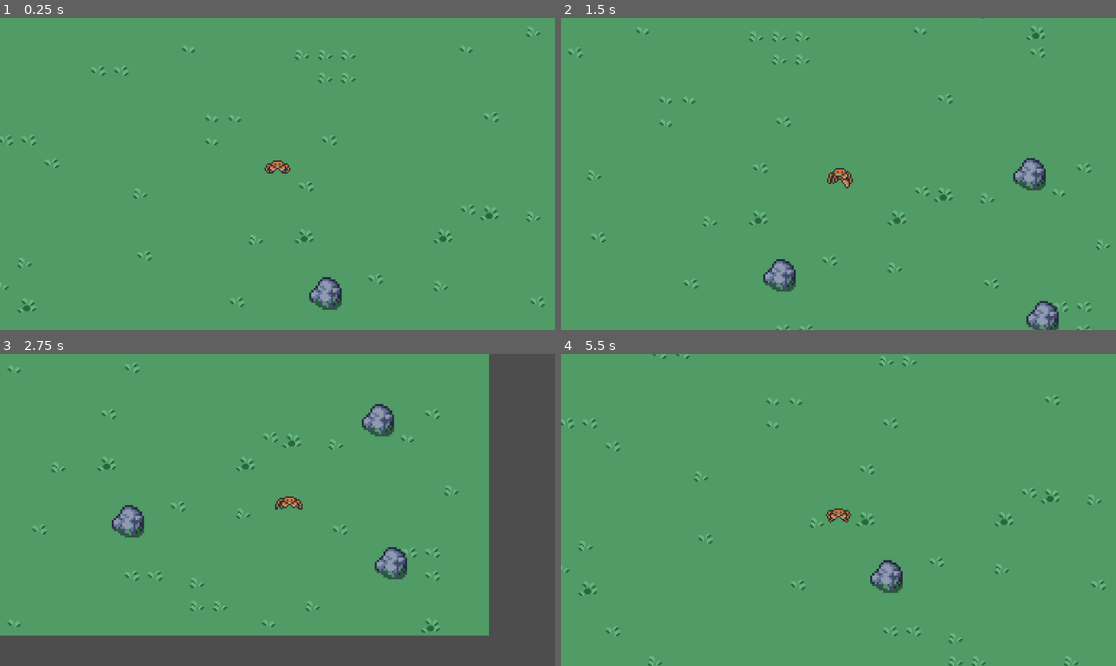
Above: before the commit, frames 1-4 (two rows, left to right).
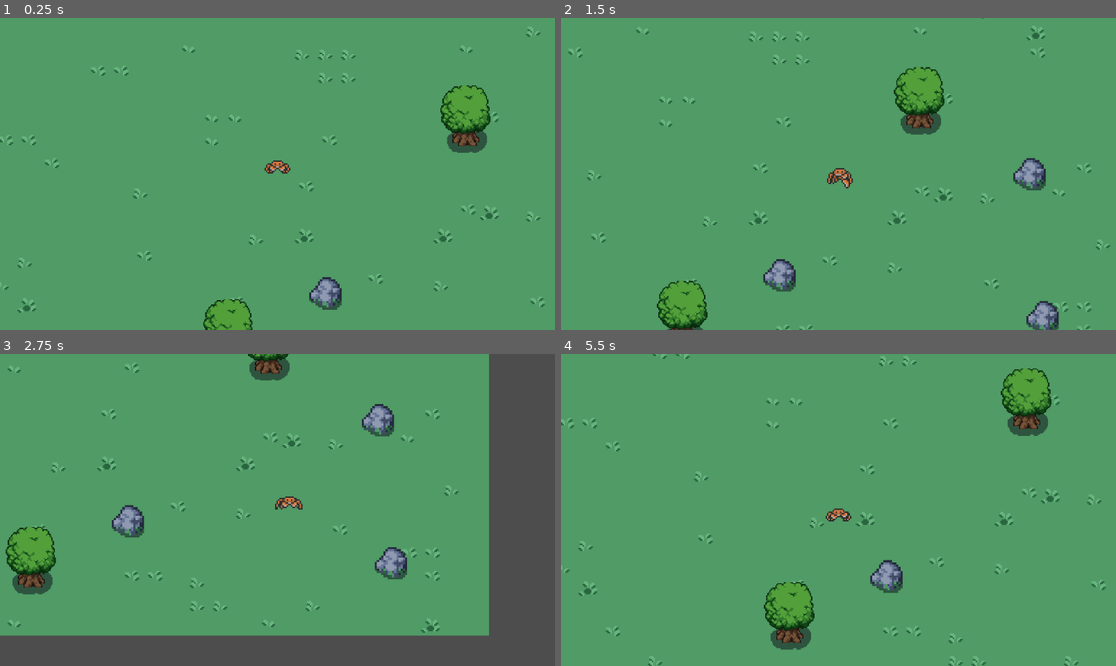
Above: after the commit, the same moments.

Repository: Bodin-IM/godot-game-gruppe-2
Game: Godot game, scene res://tile_map.tscn
Same seed, same stepped clock (60 frames per second), same inputs: the game is played once before the commit and once after it. This scene is started directly instead of the project's main scene.
Inputs:
- Up to frame 1 (0.25 s): no input
- Up to frame 2 (1.5 s): hold Right (right) 0.53-1.28 s; tap Space (attack) at 0.6, 1.35 s; hold Down (down) from 1.28 s (still down)
- Up to frame 3 (2.75 s): release Down (down) at 2.03 s; hold Right (right) from 2.03 s (still down); tap Space (attack) at 2.1 s
- Up to frame 4 (5.5 s): release Right (right) at 2.78 s; hold Up (up) 2.78-3.53 s; tap Space (attack) every 0.75 s from 2.85 to 5.1 s; hold Left (left) 3.53-5.03 s; hold Down (down) from 5.03 s (still down)

The runs differ from the first frame. In frame 1, 2.3% of the frame differs, in the area x 36-89%, y 21-100%; in frame 2, 2.8%; in frame 3, 2.1%; in frame 4, 3.2%, in the area x 36-89%, y 4-95%.

Commit message:
animasjon på stein
stein fungerer nå (:

Diff:
--- a/resources/scenes/trees.tscn
+++ b/resources/scenes/trees.tscn
@@ -49,7 +49,7 @@
 script = ExtResource("1_7ghhv")
 
 [node name="Tree" type="Sprite2D" parent="."]
-position = Vector2(18, -23)
+position = Vector2(19, -23)
 scale = Vector2(0.776596, 0.738095)
 texture = ExtResource("2_qd3wh")
 
--- a/resources/scripts/rocks.gd
+++ b/resources/scripts/rocks.gd
@@ -14,8 +14,8 @@
 
 # Called every frame. 'delta' is the elapsed time since the previous frame.
 func _process(delta):
-	if (rock_lives == 5):
-		animated_sprite_2d.play("rock")
+	#if (rock_lives == 5):
+	pass
 
 func on_hit():
 	print("hit")
@@ -23,8 +23,12 @@
 	if (rock_lives > 0):
 		rock_lives -= 1
 		current_frame += 1
+		update_animation()
 	elif (rock_lives < 1):
 		dead_rock()
+
+func update_animation():
+	animated_sprite_2d.frame = current_frame
 
 func dead_rock():
 	Resources.on_dead_rock(ressurser_stein)
--- a/resources/scripts/trees.gd
+++ b/resources/scripts/trees.gd
@@ -17,6 +17,7 @@
 	pass
 
 
+
 func on_hit():
 	tree_lives -= 1
 	animations.play("tree_animation")
@@ -26,4 +27,3 @@
 func dead_tree():
 	Resources.on_dead_tree(ressurser_tre)
 	queue_free()
-	animated_sprite_2d.play("dead_tree_animation")
--- a/scenes/player.tscn
+++ b/scenes/player.tscn
@@ -92,22 +92,6 @@
 atlas = ExtResource("2_t4uo2")
 region = Rect2(96, 32, 32, 32)
 
-[sub_resource type="AtlasTexture" id="AtlasTexture_527cp"]
-atlas = ExtResource("2_t4uo2")
-region = Rect2(0, 192, 32, 32)
-
-[sub_resource type="AtlasTexture" id="AtlasTexture_lkhu2"]
-atlas = ExtResource("2_t4uo2")
-region = Rect2(32, 192, 32, 32)
-
-[sub_resource type="AtlasTexture" id="AtlasTexture_78hbi"]
-atlas = ExtResource("2_t4uo2")
-region = Rect2(64, 192, 32, 32)
-
-[sub_resource type="AtlasTexture" id="AtlasTexture_0j3pr"]
-atlas = ExtResource("2_t4uo2")
-region = Rect2(96, 192, 32, 32)
-
 [sub_resource type="SpriteFrames" id="SpriteFrames_5mtcv"]
 animations = [{
 "frames": [{
@@ -206,23 +190,6 @@
 }],
 "loop": true,
 "name": &"walk",
-"speed": 12.0
-}, {
-"frames": [{
-"duration": 1.0,
-"texture": SubResource("AtlasTexture_527cp")
-}, {
-"duration": 1.0,
-"texture": SubResource("AtlasTexture_lkhu2")
-}, {
-"duration": 1.0,
-"texture": SubResource("AtlasTexture_78hbi")
-}, {
-"duration": 1.0,
-"texture": SubResource("AtlasTexture_0j3pr")
-}],
-"loop": true,
-"name": &"walk_up",
 "speed": 12.0
 }]
 
--- a/tile_map.tscn
+++ b/tile_map.tscn
@@ -1,10 +1,11 @@
-[gd_scene load_steps=12 format=3 uid="uid://88v41snjvylc"]
+[gd_scene load_steps=13 format=3 uid="uid://88v41snjvylc"]
 
 [ext_resource type="Texture2D" uid="uid://cc1yyylbyqa4a" path="res://assets/tilesets/grass.png" id="1_mof7d"]
 [ext_resource type="Texture2D" uid="uid://cormkml3nnqfs" path="res://assets/tilesets/plains.png" id="2_qsq3n"]
 [ext_resource type="Texture2D" uid="uid://d2qdbit2xtn6p" path="res://assets/tilesets/decor_16x16.png" id="3_c3dgt"]
 [ext_resource type="Texture2D" uid="uid://dw0e0f7gdgv71" path="res://assets/tilesets/fences.png" id="4_hwj67"]
 [ext_resource type="PackedScene" uid="uid://dhdjm32hoc2hw" path="res://scenes/player.tscn" id="5_kudt1"]
+[ext_resource type="PackedScene" uid="uid://doui8uwon7xr7" path="res://resources/scenes/trees.tscn" id="6_8kn68"]
 [ext_resource type="PackedScene" uid="uid://cprlovjeanhk7" path="res://resources/scenes/rocks.tscn" id="6_hxskg"]
 
 [sub_resource type="TileSetAtlasSource" id="TileSetAtlasSource_anwat"]
@@ -143,3 +144,9 @@
 
 [node name="rocks3" parent="." instance=ExtResource("6_hxskg")]
 position = Vector2(273, 201)
+
+[node name="trees" parent="." instance=ExtResource("6_8kn68")]
+position = Vector2(180, 63)
+
+[node name="trees2" parent="." instance=ExtResource("6_8kn68")]
+position = Vector2(16, 211)
Not shown: 1 places in scenes/player.tscn that only renumber resources
